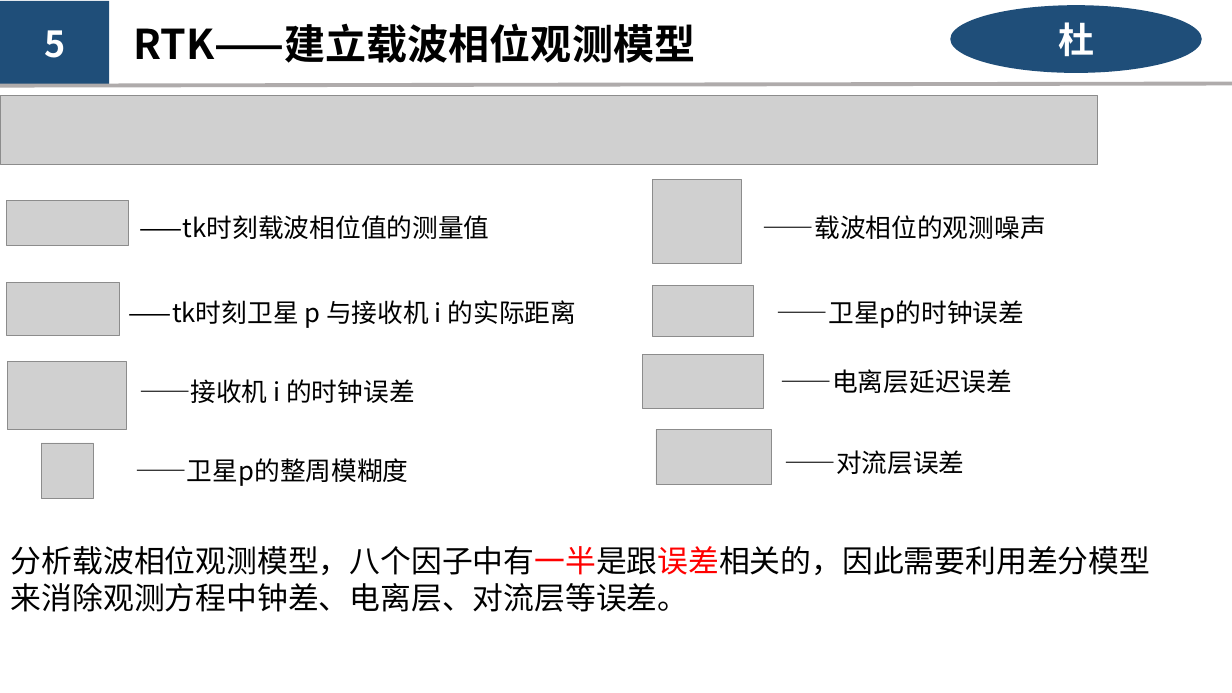
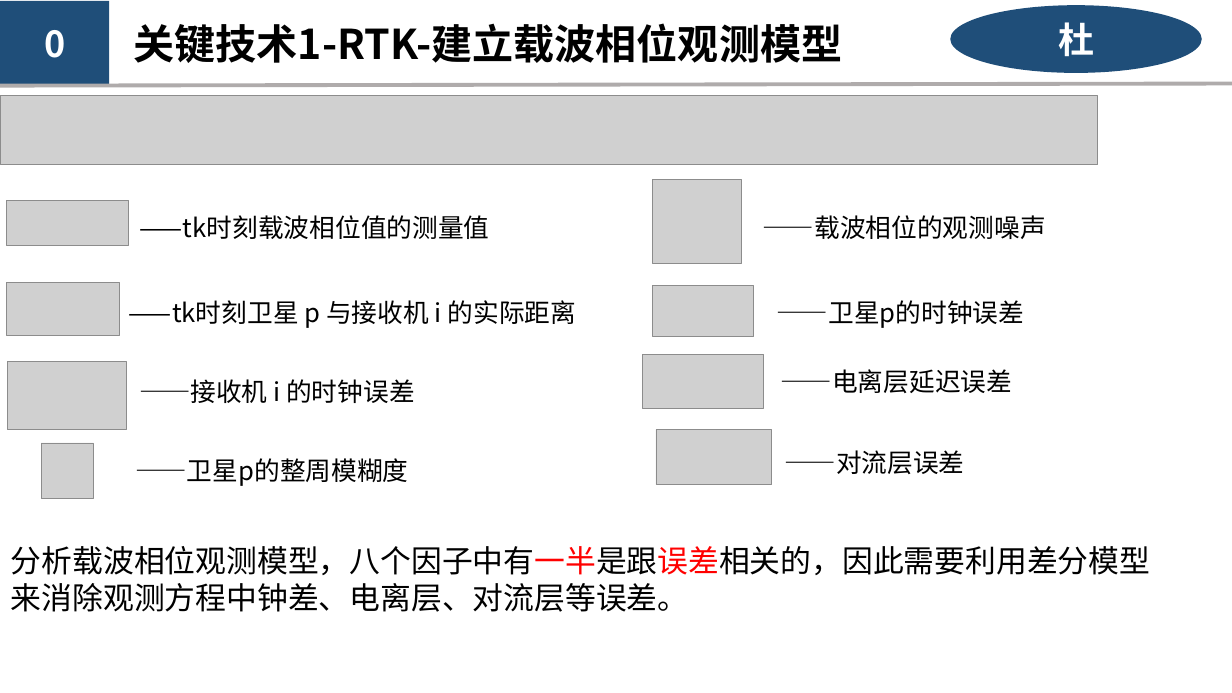
Before and after one commit to kashima19960/ppt-summary, a slide deck: slide 13 of du/RTK-Du.pptx (slide 8 before the commit). Drawn at 1232x693 pixels with LibreOffice and Linux fonts; fonts in the diff are those of the drawing; grey boxes stand for pictures. Boxes give left, top, right and bottom in pixels: in the first picture for what was removed or moved away, otherwise in the second. Text is boxed around its words. In the diff, an @@ line names an element or a change of style, - is before the commit and + after.

```diff
--- a/du/RTK-Du.pptx
+++ b/du/RTK-Du.pptx
@@ text at (133,23,842,63): text changed @@
-RTK——建立载波相位观测模型
+关键技术1-RTK-建立载波相位观测模型
@@ text in rectangle at (44,30,65,58): text changed @@
-5
+0
```
Also in this commit, not shown: 7 other slides changed, 8 slides added, 3 slides removed, 2 other files.
